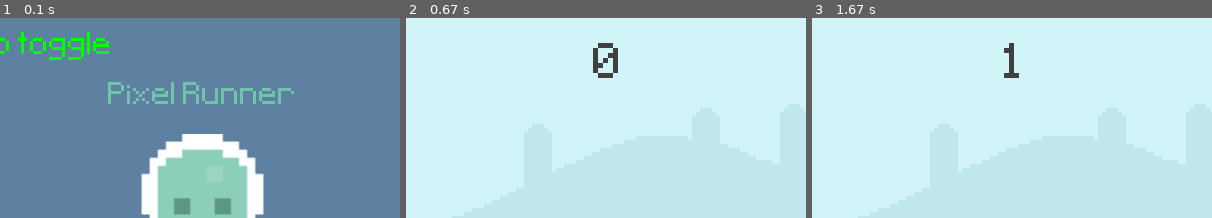
Above: before the commit, frames 1-3 (left to right).
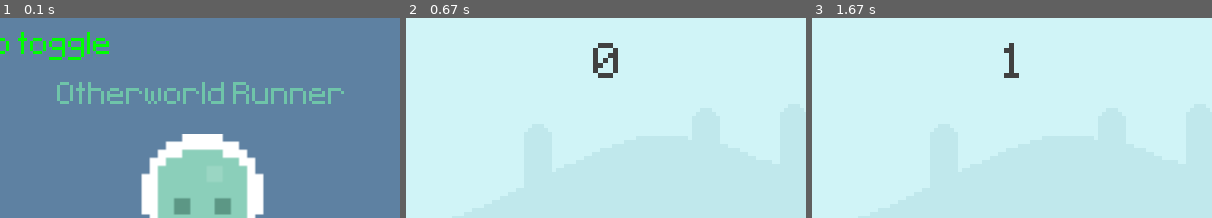
Above: after the commit, the same moments.

Repository: Undertaker-86/pygame
Game: pygame game, started from game/project.py
Two runs of this game, one before a commit and one after it. Both use one fixed random seed, a clock stepped at 60 frames per second and the inputs below.
Inputs:
- Up to frame 1 (0.1 s): no input
- Up to frame 2 (0.67 s): tap Space at 0.33 s
- Up to frame 3 (1.67 s): tap Space at 0.67, 1.07, 1.37 s
The pictures show only the part of the screen within x 25-75%, y 0-50%; the shares and areas given below are measured in that part.

The runs differ from the first frame. In frame 1, 2.7% of the frame differs, in the area x 14-86%, y 32-43%; in frame 2, nothing differs; in frame 3, nothing differs.

Commit message:
Finished project.py

Diff:
--- a/game/project.py
+++ b/game/project.py
@@ -112,12 +112,13 @@
 	# Import global variable
 	global game_active, score, music, spawn_time, start_time
 
+	pygame.display.set_caption('Otherworld Runner')
 	# Intro screen
 	player_stand = pygame.image.load('graphics/player/player_stand.png').convert_alpha()
 	player_stand = pygame.transform.rotozoom(player_stand,0,2)
 	player_stand_rect = player_stand.get_rect(center = (400,200))
 
-	game_name = test_font.render('Pixel Runner',False,(111,196,169))
+	game_name = test_font.render('Otherworld Runner',False,(111,196,169))
 	game_name_rect = game_name.get_rect(center = (400,80))
 
 	game_message = test_font.render('Press space to run',False,(111,196,169))
